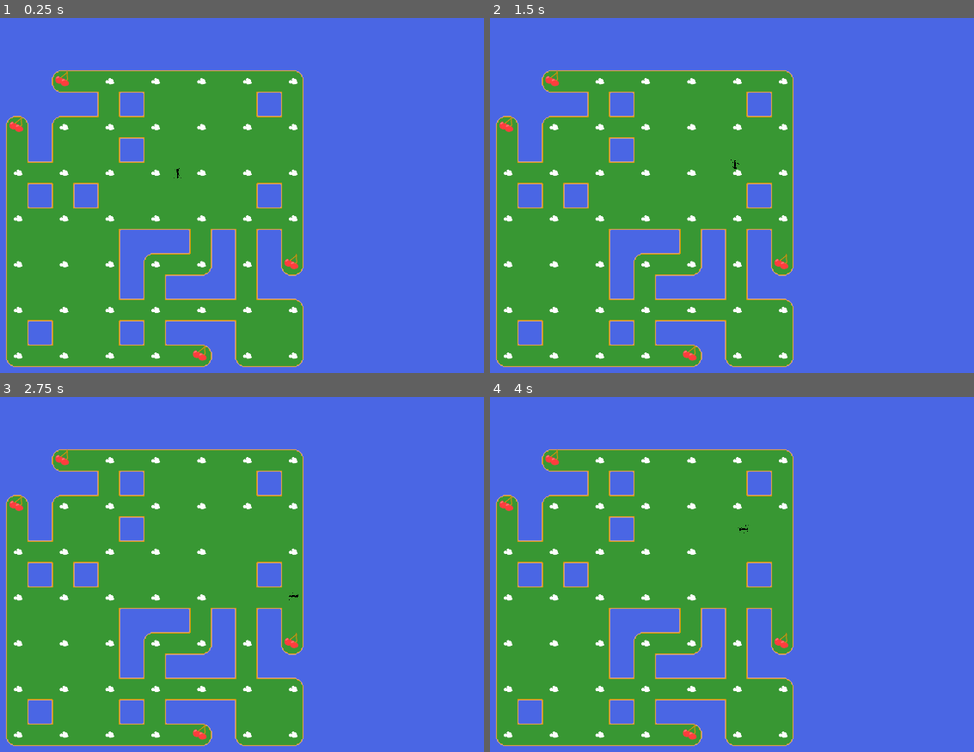
Above: before the commit, frames 1-4 (two rows, left to right).
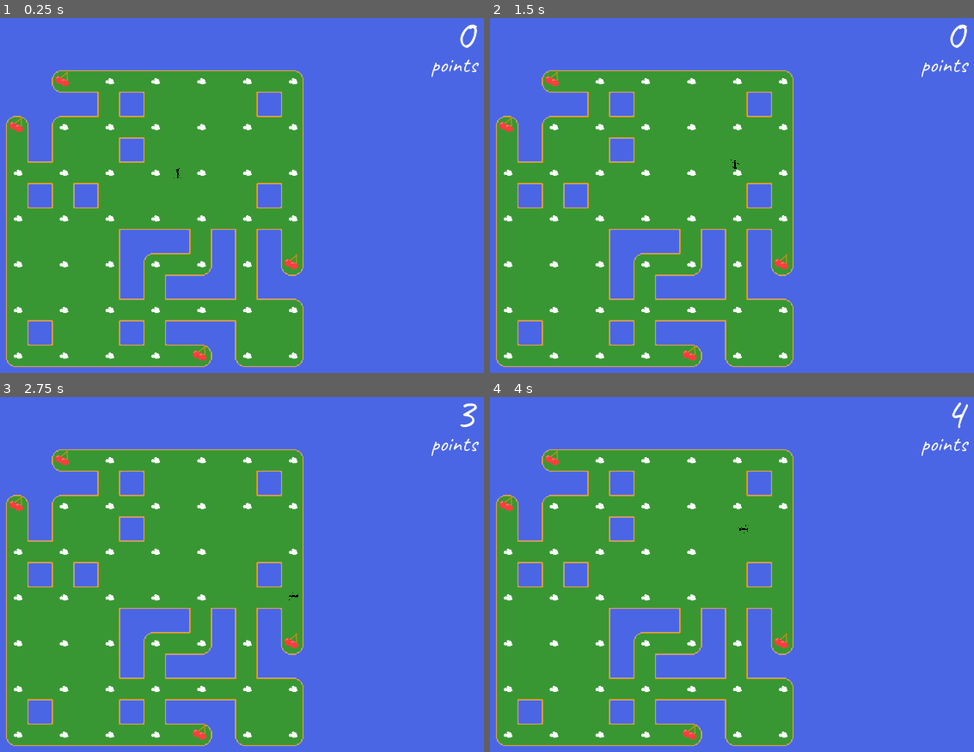
Above: after the commit, the same moments.

Repository: mordae/mravenec
Game: Godot game, scene res://Level1.tscn
The game is run twice, just before and just after one commit, with the same random seed, the same clock (stepped at 60 frames per second) and the same inputs.
Inputs:
- Up to frame 1 (0.25 s): no input
- Up to frame 2 (1.5 s): tap Enter at 0.5 s; hold Right (ui_right) 0.53-1.28 s; tap Space at 1.25 s; hold Down (ui_down) from 1.28 s (still down)
- Up to frame 3 (2.75 s): tap Enter at 2 s; release Down (ui_down) at 2.03 s; hold Right (ui_right) from 2.03 s (still down)
- Up to frame 4 (4 s): release Right (ui_right) at 2.78 s; hold Up (ui_up) 2.78-3.53 s; tap Space at 3.5 s; hold Left (ui_left) from 3.53 s (still down)

The runs differ from the first frame. In frame 1, 0.2% of the frame differs, in the area x 89-99%, y 1-17%; in frame 2, 0.2%; in frame 3, 0.2%; in frame 4, 0.2%.

Commit message:
Add simple scoring
Signed-off-by: Jan Hamal Dvořák <mordae@anilinux.org>

Diff:
--- a/Level1.tscn
+++ b/Level1.tscn
@@ -6,6 +6,8 @@
 [ext_resource path="res://music/Audiorezout - Another Road - 15 - Catch.mp3" type="AudioStream" id=4]
 [ext_resource path="res://items.png" type="Texture" id=5]
 [ext_resource path="res://sounds/543386__thedragonsspark__nom-noise.ogg" type="AudioStream" id=7]
+[ext_resource path="res://fonts/Caveat.tres" type="DynamicFont" id=8]
+[ext_resource path="res://fonts/Caveat.ttf" type="DynamicFontData" id=9]
 [ext_resource path="res://sounds/172135__paulmorek__nom-c-06.ogg" type="AudioStream" id=10]
 
 [sub_resource type="ConvexPolygonShape2D" id=24]
@@ -1005,6 +1007,10 @@
 "speed": 8.0
 } ]
 
+[sub_resource type="DynamicFont" id=138]
+size = 128
+font_data = ExtResource( 9 )
+
 [node name="Level1" type="Node2D"]
 
 [node name="Map" type="TileMap" parent="."]
@@ -1050,3 +1056,33 @@
 stream = ExtResource( 4 )
 volume_db = -6.0
 autoplay = true
+
+[node name="GUI" type="Control" parent="."]
+margin_right = 40.0
+margin_bottom = 40.0
+
+[node name="ScoreLabel" type="Label" parent="GUI"]
+anchor_left = 48.0
+anchor_right = 48.0
+margin_left = -320.0
+margin_top = 105.0
+margin_right = -59.0001
+margin_bottom = 187.0
+grow_horizontal = 0
+custom_fonts/font = ExtResource( 8 )
+text = "points"
+align = 2
+valign = 1
+
+[node name="Score" type="Label" parent="GUI"]
+anchor_left = 48.0
+anchor_right = 48.0
+margin_left = -328.0
+margin_top = -22.0
+margin_right = -67.0001
+margin_bottom = 140.0
+grow_horizontal = 0
+custom_fonts/font = SubResource( 138 )
+text = "0"
+align = 2
+valign = 1
--- a/Player.gd
+++ b/Player.gd
@@ -2,6 +2,7 @@
 
 const SPEED = 250
 var direction = Vector2(0, -1)
+var points = 0
 
 func _enter_tree() -> void:
 	$Anim.play("walk")
@@ -31,7 +32,12 @@
 
 		if tile == Vector2(0, 0):
 			$Nom.play()
+			points += 1
 		elif tile == Vector2(1, 0):
 			$NomNomNom.play()
+			points += 5
 
 		items.set_cellv(pos, -1)
+
+		var score = get_parent().get_node("GUI/Score")
+		score.text = str(points)
--- /dev/null
+++ b/fonts/Caveat.tres
@@ -0,0 +1,7 @@
+[gd_resource type="DynamicFont" load_steps=2 format=2]
+
+[ext_resource path="res://fonts/Caveat.ttf" type="DynamicFontData" id=1]
+
+[resource]
+size = 64
+font_data = ExtResource( 1 )
Not shown: 1 places in Level1.tscn that only renumber resources
Binary file added: fonts/Caveat.ttf
Not shown, added: fonts/OFL.txt
